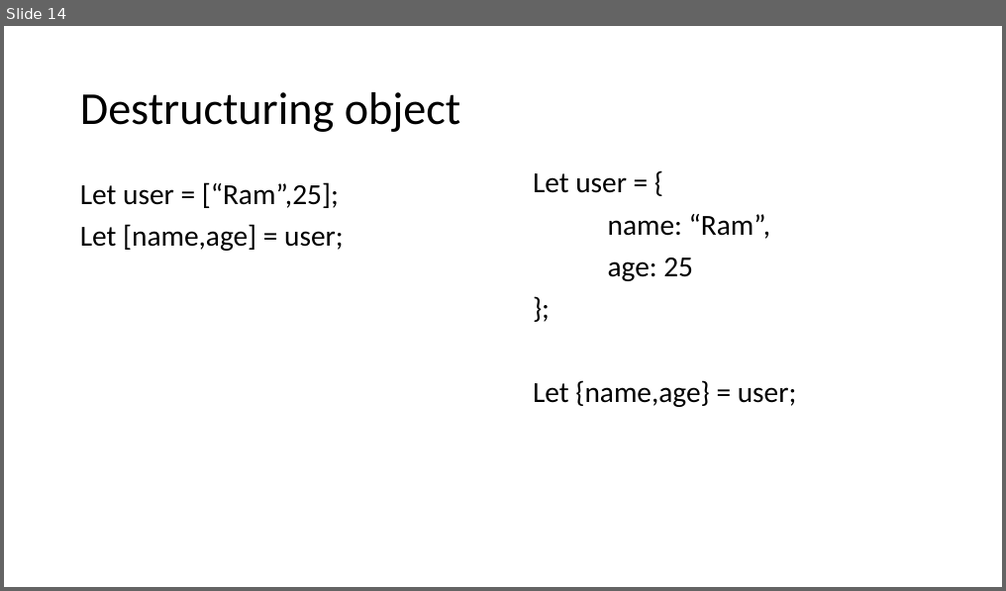
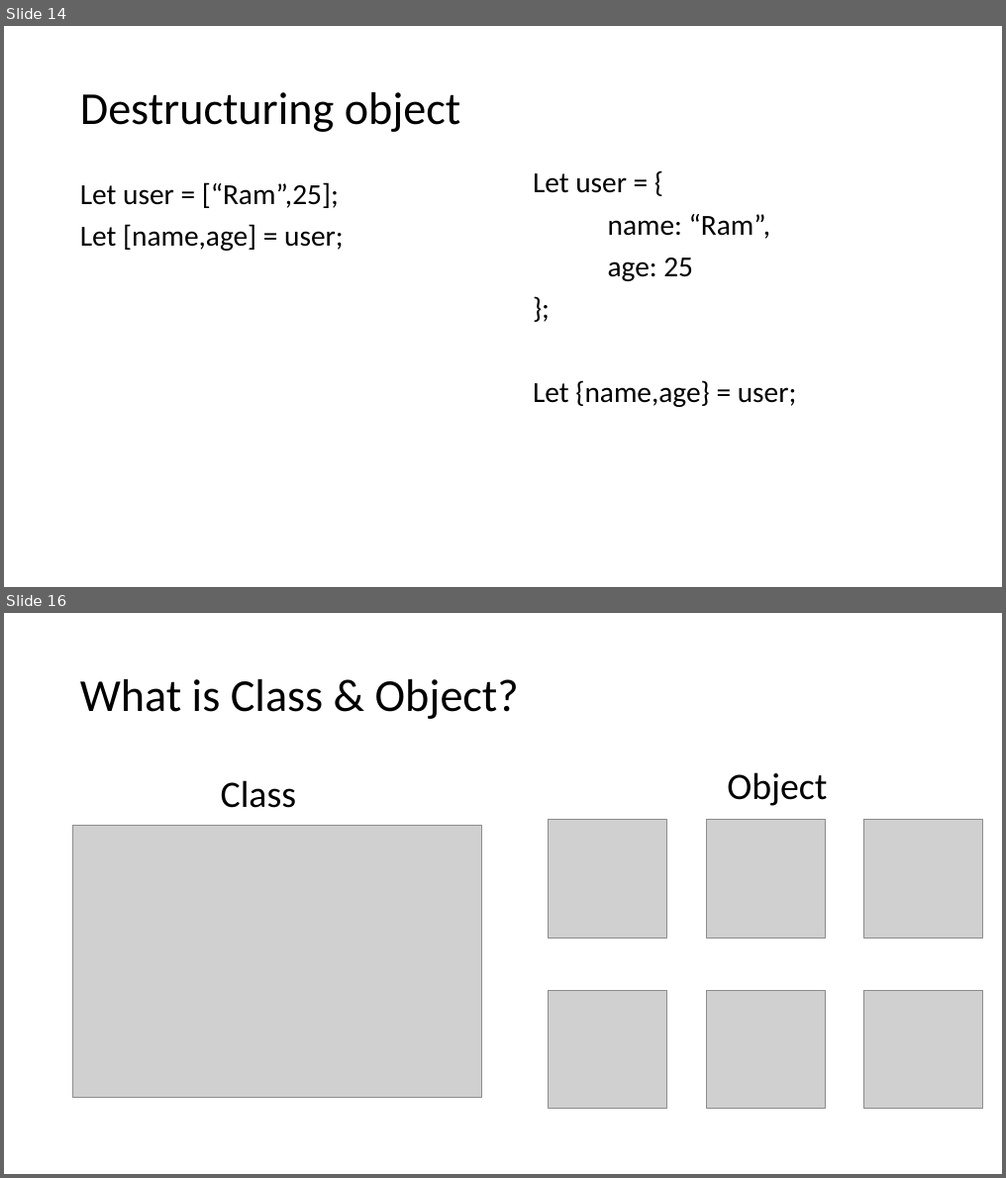
Before and after one commit to PiyushChaturvedii/Batch04, a slide deck: AdvanceJavaScript.pptx. Shown one above the other, each under a label of ours: slide 14 before the commit, slides 14 and 16 after it; the slides between them are not shown. The pictures are 1006x591 and 1006x1178 pixels, drawn with LibreOffice and Linux fonts; fonts in the diff are those of the drawing; grey boxes stand for pictures. Boxes give left, top, right and bottom in pixels: in the first picture for what was removed or moved away, otherwise in the second. Text is boxed around its words. In the diff, an @@ line names an element or a change of style, - is before the commit and + after.

```diff
--- a/AdvanceJavaScript.pptx
+++ b/AdvanceJavaScript.pptx
@@ slide 16 added at [4,613,1002,1174], background #FFFFFF @@
@@ title added at [80,679,519,719], 44 pt, text #000000 @@
+What is Class & Object?
@@ text added at [221,780,296,808], 36 pt, text #000000 @@
+Class
@@ text added at [727,772,827,806], 36 pt, text #000000 @@
+Object
@@ picture added at [548,819,667,938] @@
@@ picture added at [706,819,826,938] @@
@@ picture added at [864,819,983,938] @@
@@ picture added at [73,825,482,1097] @@
@@ picture added at [548,990,667,1109] @@
@@ picture added at [706,990,826,1109] @@
@@ picture added at [864,990,983,1109] @@
```
Also in this commit, not shown: 6 other slides added, 2 other files.
